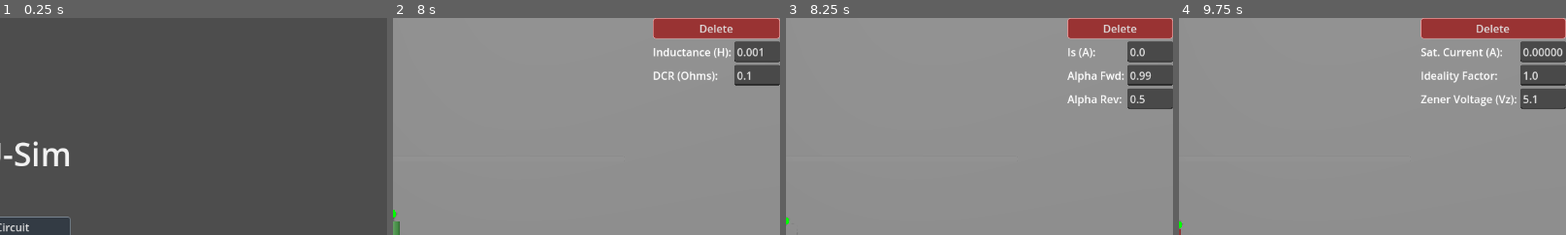
Above: before the commit, frames 1-4 (left to right).
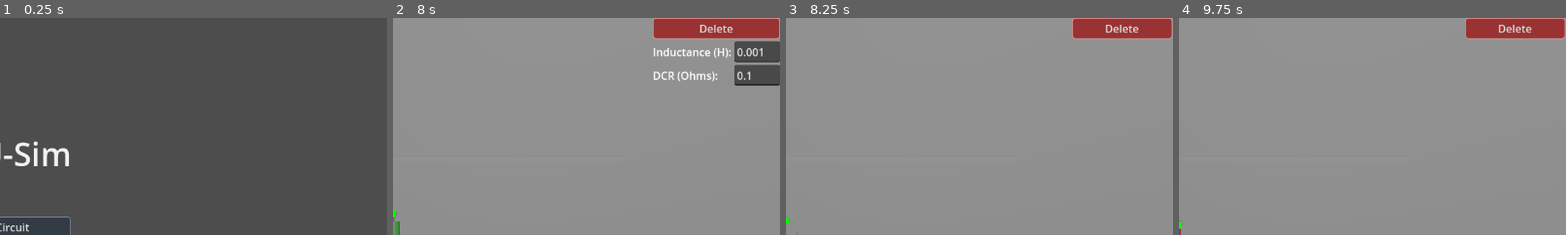
Above: after the commit, the same moments.

Repository: supastishn/mcu-sim
Game: Godot game, scene res://ui/MainMenu.tscn
Two runs of this game, one before a commit and one after it. Both use one fixed random seed, a clock stepped at 60 frames per second and the inputs below. The engine's default icon, where the game draws it, is replaced by a stand-in: a white triangle on a blue panel in a dark square.
Inputs:
- Up to frame 1 (0.25 s): no input
- Up to frame 2 (8 s): click "New Circuit" at 0.5 s; click "Power" at 1.25 s; click "Resistor" at 2 s; click "LED" at 2.75 s; click "Diode" at 3.5 s; click "Pot" at 4.25 s; click "Battery" at 5 s; click "Cap P." at 5.75 s; click "Cap NP." at 6.5 s; click "Inductor" at 7.25 s
- Up to frame 3 (8.25 s): click "NPN" at 8 s
- Up to frame 4 (9.75 s): click "PNP" at 8.75 s; click "Zener" at 9.5 s
The pictures show only the part of the screen within x 50-100%, y 0-50%; the shares and areas given below are measured in that part.

Frames 1-2 are identical in both runs. In frame 3, 4.4% of the frame differs, in the area x 72-100%, y 0-42%; in frame 4, 6.0%, in the area x 62-100%, y 0-42%.
Error before the commit: Invalid type in function '_add_option_button_property' in base 'Node3D (CircuitEditor3D)'. The array of argument 2 (Array) does not have the same element type …
Error after the commit: Parse Error: Identifier "LinearSolver" not declared in the current scope. (res://components/NPNBJT3D.gd:104)

Commit message:
fix: use 'is' for type checks and remove LinearSolver class_name to avoid conflicts

Diff:
--- a/CircuitEditor3D.gd
+++ b/CircuitEditor3D.gd
@@ -354,7 +354,8 @@
 	if not p_name.is_empty():
 		component_instance.name = p_name
 	else:
-		component_instance.name = _generate_unique_name(component_instance.get_class())
+		var base_name = scene.resource_path.get_file().get_basename() if not scene.resource_path.is_empty() else component_instance.get_class()
+		component_instance.name = _generate_unique_name(base_name)
 	components_node.add_child(component_instance)
 	component_instance.global_position = pos
 
--- a/CircuitGraph.gd
+++ b/CircuitGraph.gd
@@ -2,6 +2,7 @@
 
 class_name CircuitGraph
 
+const LinearSolver = preload("res://solvers/LinearSolver.gd")
 const GMIN                := 1.0e-12 # Minimum conductance to ground for all nodes
 const R_LED_ON            := 0.1
 const R_LED_OFF           := 1.0e9
--- a/solvers/LinearSolver.gd
+++ b/solvers/LinearSolver.gd
@@ -1,6 +1,4 @@
 extends Node
-
-class_name LinearSolver
 
 
 
--- a/solvers/NewtonRaphsonSolver.gd
+++ b/solvers/NewtonRaphsonSolver.gd
@@ -1,6 +1,8 @@
 extends Node
 
 class_name NewtonRaphsonSolver
+
+const LinearSolver = preload("res://solvers/LinearSolver.gd")
 
 ## Solves a non-linear circuit using Newton-Raphson.
 static func solve(circuit_graph: CircuitGraph, system: Dictionary, delta_time: float) -> bool:
--- a/tests/test_circuits.gd
+++ b/tests/test_circuits.gd
@@ -419,13 +419,13 @@
 	if not TestUtils.assert_true(is_instance_valid(loaded_ps_node), "Loaded PowerSource node is valid", rig):
 		ok = false
 	else:
-		if not TestUtils.assert_equals(loaded_ps_node.get_class(), "PowerSource3D", "Loaded node is a PowerSource", rig): ok = false
+		if not TestUtils.assert_true(loaded_ps_node is PowerSource3D, "Loaded node is a PowerSource", rig): ok = false
 		if not TestUtils.assert_approx_equals(loaded_ps_node.target_voltage, 9.0, 1e-5, "Loaded PowerSource has correct voltage", rig): ok = false
 
 	if not TestUtils.assert_true(is_instance_valid(loaded_res_node), "Loaded Resistor node is valid", rig):
 		ok = false
 	else:
-		if not TestUtils.assert_equals(loaded_res_node.get_class(), "Resistor3D", "Loaded node is a Resistor", rig): ok = false
+		if not TestUtils.assert_true(loaded_res_node is Resistor3D, "Loaded node is a Resistor", rig): ok = false
 		if not TestUtils.assert_approx_equals(loaded_res_node.resistance, 330.0, 1e-5, "Loaded Resistor has correct resistance", rig): ok = false
 
 	# 6. Verify circuit solves correctly after load
